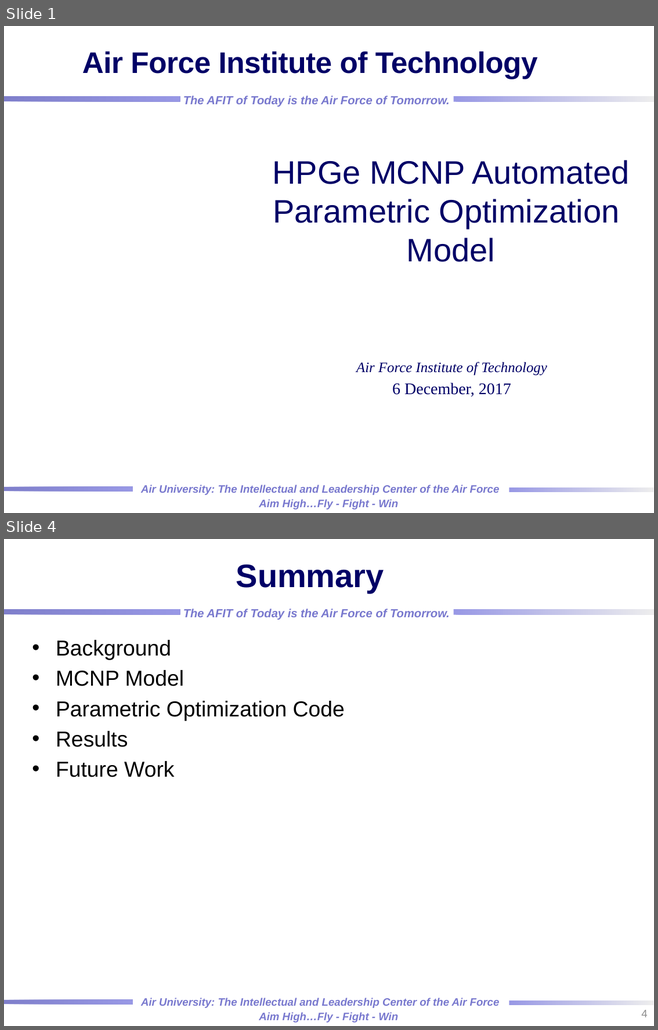
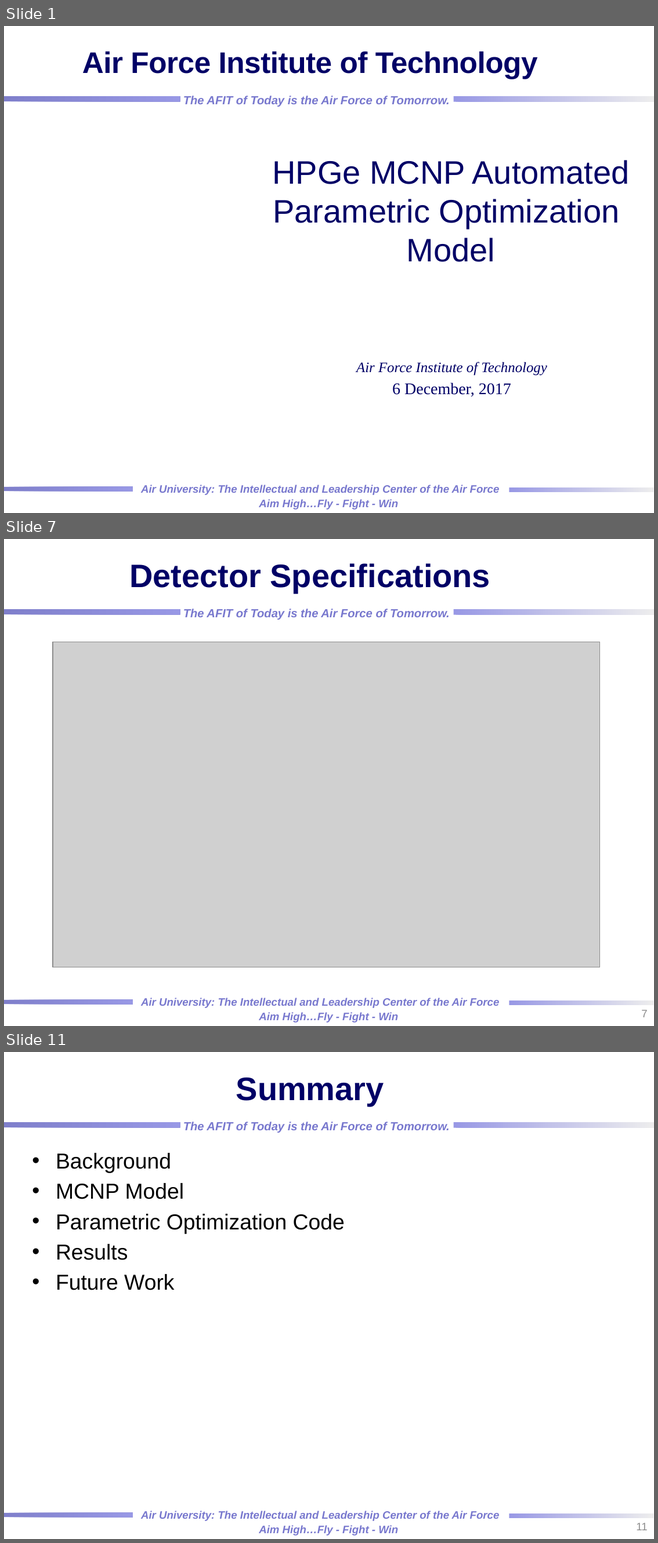
Before and after one commit to rtorzilli/GeDetector-Project, a slide deck: Report/HPGe_Automation Optimization_MCNP_Model.pptx. Shown one above the other, each under a label of ours: slides 1 and 4 before the commit, slides 1, 7 and 11 after it; the slides between them are not shown. The pictures are 658x1030 and 658x1543 pixels, drawn with LibreOffice and Linux fonts; fonts in the diff are those of the drawing; grey boxes stand for pictures; background and template pictures are left out. Boxes give left, top, right and bottom in pixels: in the first picture for what was removed or moved away, otherwise in the second. Text is boxed around its words. In the diff, an @@ line names an element or a change of style, - is before the commit and + after.

```diff
--- a/Report/HPGe_Automation Optimization_MCNP_Model.pptx
+++ b/Report/HPGe_Automation Optimization_MCNP_Model.pptx
@@ slide 7 added at bbox=[4, 539, 654, 1026], background picture (left out); not listed: 7 template elements that a slide beside it also shows @@
@@ title added at bbox=[129, 563, 490, 592], 36 pt, text #000066, bold @@
+Detector Specifications
@@ picture added at bbox=[53, 642, 600, 967] @@
@@ page number added at bbox=[641, 1010, 647, 1017], 12 pt, text #8C8C8C @@
+7
@@ what was slide 4 is now slide 11 @@
@@ page number at bbox=[636, 1523, 647, 1530]: text changed @@
-4
+11
```
Also in this commit, not shown: 2 slides changed, 9 other slides added, 6 other files.
